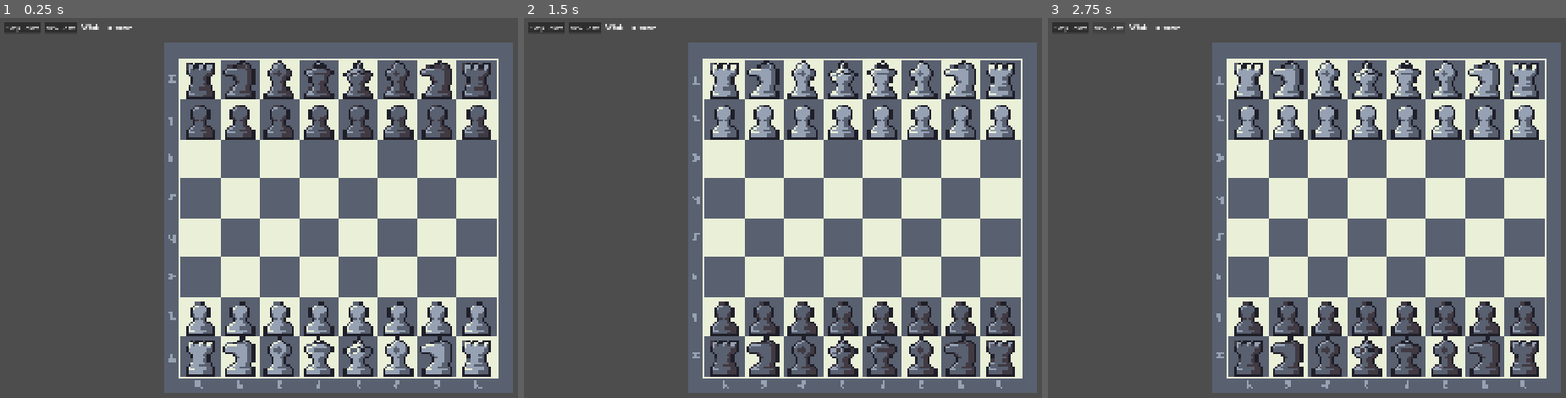
Above: before the commit, frames 1-3 (left to right).
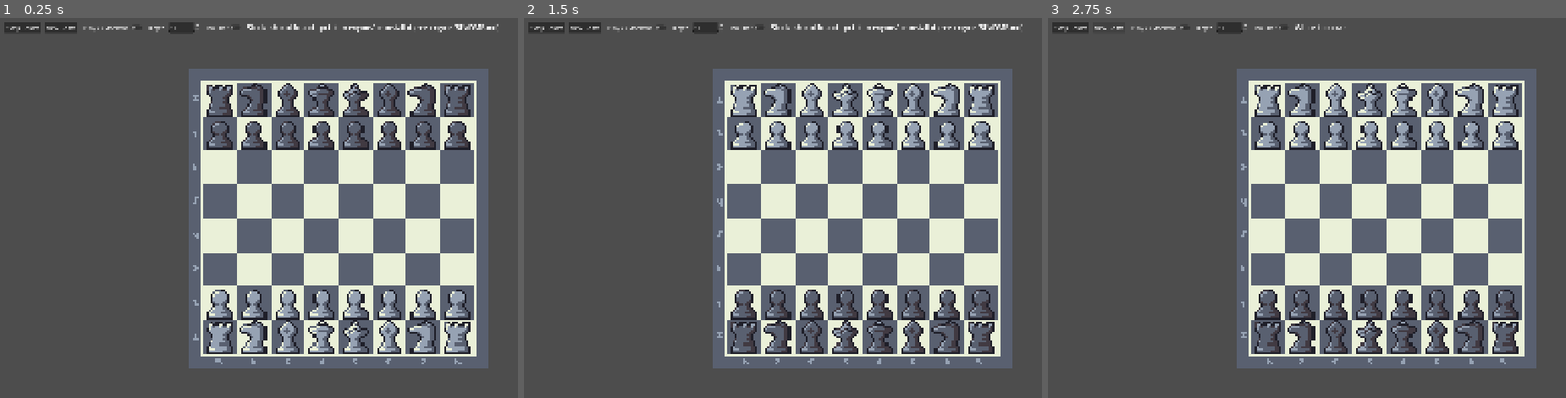
Above: after the commit, the same moments.

Repository: Zingawawoo/Chess_Game
Game: Godot game, scene res://Main.tscn
Two runs of this game, one before a commit and one after it. Both use one fixed random seed, a clock stepped at 60 frames per second and the inputs below.
Inputs (mouse positions are in pixels of both pictures, inside the frame that each line leads up to):
- Up to frame 1 (0.25 s): no input
- Up to frame 2 (1.5 s): click "Swap Colors" at 0.5 s; click (746, 29) at 1.25 s, where only the run after the commit has a clickable "Eval bar"
- Up to frame 3 (2.75 s): click "New Game" at 2 s

The runs differ from the first frame. In frame 1, 40% of the frame differs, in the area x 15-100%, y 1-99%; in frame 2, 40%; in frame 3, 40%.

Commit message:
added quality of life ui changes and stock fish engine

Diff:
--- a/chess.gd
+++ b/chess.gd
@@ -1,6 +1,8 @@
 extends Node2D
 ## Top-down 2D chess using the "Pixel Chess" asset pack by Dani Maccari.
-## Two players on one machine. Click or drag to move.
+## Two players on one machine, or play against Stockfish. Click or drag to move.
+
+const UciEngine := preload("res://uci_engine.gd")
 
 const ASSET := "res://Assets/pixel chess_v1.2/"
 const SQ := 16          # square size in board pixels
@@ -11,6 +13,20 @@
 const SHEET_ORDER := ["P", "N", "R", "B", "Q", "K"]  # order in the sprite sheets
 const PROMO_CHOICES := ["Q", "R", "B", "N"]
 
+# Evaluation bar, in board pixels (the board image starts at x = 0, so the bar sits to its left).
+const BAR_X := -14      # left edge of the bar's 1px frame
+const BAR_W := 8        # width inside the frame; its height is the 8 squares
+const BAR_BLACK := Color8(36, 40, 52)
+const EVAL_DEPTH := 14      # search depth used to evaluate positions when Stockfish isn't the one moving
+const EVAL_MIN_DEPTH := 8   # shallower scores are too noisy to show on the bar
+
+# Captured pieces are shown in a row above and below the board, at half the size of board pieces.
+# Half size only stays crisp at an even board scale, so _layout() keeps the scale even.
+const CAP_H := 8        # row height (a captured piece is 8x8 board pixels)
+const CAP_GAP := 2      # space between the board and a captured row
+const CAP_ORDER := ["P", "N", "B", "R", "Q"]
+const PIECE_VALUE := {"P": 1, "N": 3, "B": 3, "R": 5, "Q": 9, "K": 0}
+
 const KNIGHT_OFFS := [Vector2i(1, 2), Vector2i(2, 1), Vector2i(-1, 2), Vector2i(-2, 1),
 		Vector2i(1, -2), Vector2i(2, -1), Vector2i(-1, -2), Vector2i(-2, -1)]
 const KING_OFFS := [Vector2i(1, 0), Vector2i(-1, 0), Vector2i(0, 1), Vector2i(0, -1),
@@ -40,7 +56,32 @@
 var drag_pos := Vector2.ZERO
 var promo_pending: Dictionary = {}
 
+# Stockfish opponent. While enabled, the human plays human_color and the engine the other side.
+var engine: UciEngine
+var engine_enabled := false
+var engine_depth := 10
+var human_color := "w"
+var move_list := PackedStringArray()  # every move so far in UCI notation, sent to the engine
+var pos_version := 0          # bumps whenever the position changes
+var analyzed_version := -1    # position that has been (or is being) searched
+var search_for_move := false  # the running search is Stockfish choosing a move, not just evaluating
+var search_turn := "w"        # side to move in the running search (engine scores are relative to it)
+
+# Evaluation bar. eval_target / eval_display are White's share of the bar, 0..1.
+var eval_enabled := false
+var eval_target := 0.5
+var eval_display := 0.5
+var eval_text := ""
+var eval_white_ahead := true
+
+# captured["w"] = the black pieces White has taken so far (e.g. "bP"), sorted pawn -> queen.
+var captured := {"w": [], "b": []}
+var cap_labels := {}  # colour -> Label showing that side's material lead ("+3")
+
 var status_label: Label
+var engine_toggle: CheckButton
+var eval_toggle: CheckButton
+var eval_label: Label
 
 
 func _ready() -> void:
@@ -52,6 +93,7 @@
 	get_viewport().size_changed.connect(_layout)
 	_layout()
 	new_game()
+	eval_toggle.button_pressed = true  # on by default; reports an error if Stockfish is missing
 
 
 func _build_ui() -> void:
@@ -65,9 +107,7 @@
 	var swap := Button.new()
 	swap.text = "Swap Colors"
 	swap.focus_mode = Control.FOCUS_NONE
-	swap.pressed.connect(func():
-		flipped = not flipped
-		queue_redraw())
+	swap.pressed.connect(_swap_colors)
 	bar.add_child(swap)
 
 	var reset := Button.new()
@@ -76,17 +116,68 @@
 	reset.pressed.connect(new_game)
 	bar.add_child(reset)
 
+	engine_toggle = CheckButton.new()
+	engine_toggle.text = "Play vs Stockfish"
+	engine_toggle.focus_mode = Control.FOCUS_NONE
+	engine_toggle.toggled.connect(_set_engine_enabled)
+	bar.add_child(engine_toggle)
+
+	var depth_label := Label.new()
+	depth_label.text = "Depth"
+	bar.add_child(depth_label)
+
+	var depth_box := SpinBox.new()
+	depth_box.min_value = 1
+	depth_box.max_value = 20
+	depth_box.step = 1
+	depth_box.rounded = true
+	depth_box.value = engine_depth
+	depth_box.tooltip_text = "How many plies Stockfish searches ahead. Higher is stronger but slower."
+	depth_box.value_changed.connect(func(v: float): engine_depth = int(v))
+	bar.add_child(depth_box)
+
+	eval_toggle = CheckButton.new()
+	eval_toggle.text = "Eval bar"
+	eval_toggle.focus_mode = Control.FOCUS_NONE
+	eval_toggle.toggled.connect(_set_eval_enabled)
+	bar.add_child(eval_toggle)
+
 	status_label = Label.new()
 	status_label.add_theme_font_size_override("font_size", 20)
 	bar.add_child(status_label)
 
+	# The score readout sits on the bar at the leading side's end. It lives in screen space
+	# (not in the pixel-art canvas) so the text stays sharp; _update_eval_label positions it.
+	eval_label = Label.new()
+	eval_label.horizontal_alignment = HORIZONTAL_ALIGNMENT_CENTER
+	eval_label.mouse_filter = Control.MOUSE_FILTER_IGNORE
+	eval_label.visible = false
+	layer.add_child(eval_label)
+
+	# "+N" material lead, next to the captured pieces of whichever side is ahead.
+	for c in ["w", "b"]:
+		var lead := Label.new()
+		lead.add_theme_color_override("font_color", LIGHT_COL)
+		lead.mouse_filter = Control.MOUSE_FILTER_IGNORE
+		lead.visible = false
+		layer.add_child(lead)
+		cap_labels[c] = lead
+
 
 func _layout() -> void:
 	var vs := get_viewport_rect().size
 	var top := 56.0
-	var s := maxf(1.0, floorf(minf(vs.x, vs.y - top - 8.0) / BOARD_PX))
+	# Leave room on both sides for the eval bar so the board stays centred whether it is shown or not.
+	var width_px := BOARD_PX - 2 * BAR_X
+	var rows := CAP_H + CAP_GAP  # captured-piece rows above and below the board
+	var height_px := BOARD_PX + 2 * rows
+	var fit := minf(vs.x / width_px, (vs.y - top - 8.0) / height_px)
+	var s := maxf(2.0, floorf(fit / 2.0) * 2.0)
 	scale = Vector2(s, s)
-	position = Vector2(floorf((vs.x - BOARD_PX * s) / 2.0), top + floorf((vs.y - top - BOARD_PX * s) / 2.0))
+	position = Vector2(floorf((vs.x - BOARD_PX * s) / 2.0),
+			top + floorf((vs.y - top - height_px * s) / 2.0) + rows * s)
+	_update_eval_label()
+	_update_captured_ui()
 
 
 func _load_cursors() -> void:
@@ -108,7 +199,7 @@
 	var state := 0
 	if dragging:
 		state = 2
-	elif promo_pending.is_empty() and not game_over:
+	elif promo_pending.is_empty() and not game_over and _human_turn():
 		var d := _mouse_disp()
 		if d.x >= 0:
 			var p: String = board[_disp_to_sq(d)]
@@ -137,13 +228,269 @@
 	castling = {"wK": true, "wQ": true, "bK": true, "bQ": true}
 	ep_square = -1
 	last_move = []
+	move_list.clear()
+	captured = {"w": [], "b": []}
 	game_over = false
 	selected = -1
 	selected_moves = []
 	dragging = false
 	promo_pending = {}
+	pos_version += 1
+	_cancel_search()
+	if engine != null:
+		engine.new_game()
+	eval_target = 0.5
+	eval_display = 0.5
+	eval_text = ""
+	eval_white_ahead = true
+	_update_eval_label()
+	_update_captured_ui()
 	_update_status()
 	queue_redraw()
+
+
+# ---------------------------------------------------------------- captured pieces
+
+func _material(c: String) -> int:
+	var total := 0
+	for p in board:
+		if p != "" and p[0] == c:
+			total += PIECE_VALUE[p[1]]
+	return total
+
+
+## x of each piece in c's captured row (board pixels). Same kinds overlap, kinds are spaced apart.
+func _captured_xs(c: String) -> Array:
+	var xs := []
+	var x := float(OFF)
+	var prev := ""
+	for p in captured[c]:
+		if prev != "":
+			x += 4.0 if p == prev else CAP_H + 1.0
+		xs.append(x)
+		prev = p
+	return xs
+
+
+## Row y (board pixels): the bottom player's captures sit under the board, the top player's above it.
+func _captured_row_y(c: String) -> float:
+	var bottom := "b" if flipped else "w"
+	return BOARD_PX + CAP_GAP if c == bottom else -(CAP_H + CAP_GAP)
+
+
+## Positions the "+N" labels. They are screen-space Labels so the text stays sharp.
+func _update_captured_ui() -> void:
+	if cap_labels.is_empty():
+		return
+	var s := scale.x
+	for c in ["w", "b"]:
+		var lead := _material(c) - _material(_opp(c))
+		var lbl: Label = cap_labels[c]
+		lbl.visible = lead > 0
+		if lead <= 0:
+			continue
+		lbl.text = "+%d" % lead
+		lbl.add_theme_font_size_override("font_size", roundi(CAP_H * s * 0.4))
+		lbl.reset_size()
+		var xs := _captured_xs(c)
+		var end_x: float = (xs.back() + CAP_H) if not xs.is_empty() else float(OFF)
+		lbl.position = Vector2(position.x + (end_x + 3.0) * s,
+				position.y + _captured_row_y(c) * s + (CAP_H * s - lbl.size.y) / 2.0)
+
+
+func _draw_captured() -> void:
+	for c in ["w", "b"]:
+		var y := _captured_row_y(c)
+		var xs := _captured_xs(c)
+		for i in xs.size():
+			_draw_piece(captured[c][i], Rect2(xs[i], y, CAP_H, CAP_H))
+
+
+# ---------------------------------------------------------------- stockfish
+
+func _human_turn() -> bool:
+	return not engine_enabled or turn == human_color
+
+
+## Swap Colors: flips the board, and against Stockfish also trades sides with it.
+func _swap_colors() -> void:
+	flipped = not flipped
+	if engine_enabled:
+		human_color = _opp(human_color)
+		_cancel_search()
+		_clear_selection()
+		_update_status()
+	_update_eval_label()
+	_update_captured_ui()
+	queue_redraw()
+
+
+func _clear_selection() -> void:
+	selected = -1
+	selected_moves = []
+	dragging = false
+	promo_pending = {}
+
+
+## Creates the engine on first use and makes sure its process is running.
+## Returns "" on success, otherwise an error message.
+func _ensure_engine() -> String:
+	if engine == null:
+		engine = UciEngine.new()
+		engine.bestmove.connect(_on_engine_bestmove)
+		engine.evaluation.connect(_on_engine_eval)
+		engine.failed.connect(_on_engine_failed)
+		add_child(engine)
+	return engine.start()
+
+
+## Abandons whatever the engine is searching; the position will be searched again if needed.
+func _cancel_search() -> void:
+	if engine != null:
+		engine.cancel()
+	analyzed_version = -1
+
+
+func _set_engine_enabled(on: bool) -> void:
+	if on:
+		var err := _ensure_engine()
+		if err != "":
+			engine_toggle.set_pressed_no_signal(false)
+			_update_status()
+			status_label.text = err
+			return
+		# The human plays whichever side currently faces them.
+		human_color = "b" if flipped else "w"
+		engine_enabled = true
+	else:
+		engine_enabled = false
+		_cancel_search()
+	_clear_selection()
+	_update_status()
+	queue_redraw()
+
+
+func _set_eval_enabled(on: bool) -> void:
+	if on:
+		var err := _ensure_engine()
+		if err != "":
+			eval_toggle.set_pressed_no_signal(false)
+			_update_status()
+			status_label.text = err
+			return
+		eval_enabled = true
+		analyzed_version = -1
+	else:
+		eval_enabled = false
+		if engine != null and not search_for_move:
+			_cancel_search()  # only stop an evaluation, never Stockfish's move
+	_update_eval_label()
+	queue_redraw()
+
+
+func _on_engine_failed(reason: String) -> void:
+	engine_enabled = false
+	eval_enabled = false
+	engine_toggle.set_pressed_no_signal(false)
+	eval_toggle.set_pressed_no_signal(false)
+	_update_eval_label()
+	_update_status()
+	status_label.text = reason
+	queue_redraw()
+
+
+func _start_search(depth: int, for_move: bool) -> void:
+	search_for_move = for_move
+	search_turn = turn
+	analyzed_version = pos_version
+	engine.think(move_list, depth)
+
+
+## Engine scores are from the side to move's point of view; the bar wants White's.
+func _on_engine_eval(depth: int, cp: int, mate: int) -> void:
+	if not eval_enabled or game_over or depth < EVAL_MIN_DEPTH:
+		return
+	var pov := 1 if search_turn == "w" else -1
+	if mate != 0:
+		_show_eval(1.0 if mate * pov > 0 else 0.0, "M%d" % absi(mate), mate * pov > 0)
+	else:
+		# Same curve Lichess uses to turn centipawns into a win chance.
+		var win := 0.5 + 0.5 * (2.0 / (1.0 + exp(-0.00368208 * cp * pov)) - 1.0)
+		_show_eval(win, "%.1f" % (absf(cp) / 100.0), cp * pov >= 0)
+
+
+## target: White's share of the bar (0..1); text: readout shown at the leading side's end.
+func _show_eval(target: float, text: String, white_ahead: bool) -> void:
+	eval_target = target
+	eval_text = text
+	eval_white_ahead = white_ahead
+	_update_eval_label()
+
+
+func _animate_eval(delta: float) -> void:
+	if eval_display == eval_target:
+		return
+	var before := roundi(eval_display * 8 * SQ)
+	eval_display = lerpf(eval_display, eval_target, 1.0 - exp(-delta * 10.0))
+	if absf(eval_display - eval_target) < 0.0005:
+		eval_display = eval_target
+	if roundi(eval_display * 8 * SQ) != before:
+		queue_redraw()
+
+
+func _update_eval_label() -> void:
+	if eval_label == null:
+		return
+	eval_label.visible = eval_enabled and eval_text != ""
+	if not eval_label.visible:
+		return
+	eval_label.text = eval_text
+	eval_label.add_theme_color_override("font_color", BAR_BLACK if eval_white_ahead else LIGHT_COL)
+	var s := scale.x
+	eval_label.add_theme_font_size_override("font_size", roundi(clampf(BAR_W * s * 0.32, 14.0, 40.0)))
+	eval_label.size = Vector2(BAR_W * s, 0)  # bar width; height shrinks to fit the text
+	# White's end of the bar is the bottom unless the board is flipped.
+	var at_bottom := eval_white_ahead != flipped
+	var y := (OFF + 8 * SQ) * s - eval_label.size.y - 4.0 if at_bottom else OFF * s + 4.0
+	eval_label.position = Vector2(position.x + (BAR_X + 1) * s, position.y + y)
+
+
+func _on_engine_bestmove(uci: String) -> void:
+	if not search_for_move or not engine_enabled or game_over or turn == human_color:
+		return
+	var fr := _name_to_sq(uci.substr(0, 2))
+	var to := _name_to_sq(uci.substr(2, 2))
+	var promo := uci.substr(4, 1).to_upper()
+	for m in _legal_from(fr):
+		if m["to"] == to and m.get("promo", "") == promo:
+			_do_move(m)
+			queue_redraw()
+			_update_cursor()
+			return
+	push_warning("Stockfish suggested a move the game considers illegal: " + uci)
+	status_label.text = "Stockfish returned an unplayable move (%s)" % uci
+
+
+func _process(delta: float) -> void:
+	_animate_eval(delta)
+	if engine == null or not engine.running or engine.thinking or game_over:
+		return
+	if engine_enabled and turn != human_color:
+		_start_search(engine_depth, true)
+	elif eval_enabled and analyzed_version != pos_version:
+		_start_search(EVAL_DEPTH, false)
+
+
+static func _sq_name(s: int) -> String:
+	return char(97 + (s & 7)) + str((s >> 3) + 1)
+
+
+static func _name_to_sq(n: String) -> int:
+	return (n.unicode_at(0) - 97) + (n.unicode_at(1) - 49) * 8
+
+
+static func _uci(m: Dictionary) -> String:
+	return _sq_name(m["fr"]) + _sq_name(m["to"]) + String(m.get("promo", "")).to_lower()
 
 
 # ---------------------------------------------------------------- rules
@@ -320,6 +667,15 @@
 	var fr: int = m["fr"]
 	var to: int = m["to"]
 	var p: String = board[fr]
+	move_list.append(_uci(m))
+	pos_version += 1
+	if engine != null:
+		engine.cancel()  # a search of the old position (human moved during an evaluation)
+	# En passant takes the pawn beside the mover, not the one on the destination square.
+	var victim: String = board[(fr >> 3) * 8 + (to & 7)] if m.get("ep", false) else board[to]
+	if victim != "":
+		captured[p[0]].append(victim)
+		captured[p[0]].sort_custom(func(a: String, b: String): return CAP_ORDER.find(a[1]) < CAP_ORDER.find(b[1]))
 	board = _apply(board, m)
 	if p[1] == "K":
 		castling[turn + "K"] = false
@@ -334,6 +690,7 @@
 	selected = -1
 	selected_moves = []
 	promo_pending = {}
+	_update_captured_ui()
 	_update_status()
 
 
@@ -344,10 +701,14 @@
 		game_over = true
 		if check:
 			status_label.text = "Checkmate! %s wins" % ("Black" if turn == "w" else "White")
+			_show_eval(0.0 if turn == "w" else 1.0, "0-1" if turn == "w" else "1-0", turn == "b")
 		else:
 			status_label.text = "Stalemate - draw"
+			_show_eval(0.5, "1/2", true)
 	else:
 		status_label.text = side + " to move" + ("  (check!)" if check else "")
+		if engine_enabled and turn != human_color:
+			status_label.text += "  - Stockfish thinking (depth %d)..." % engine_depth
 
 
 # ---------------------------------------------------------------- coordinates
@@ -408,7 +769,7 @@
 		promo_pending = {}
 		queue_redraw()
 		return
-	if game_over:
+	if game_over or not _human_turn():
 		return
 	if d.x < 0:
 		selected = -1
@@ -473,8 +834,32 @@
 	draw_texture_rect_region(tex, rect, Rect2(idx * 16, 0, 16, 16))
 
 
+func _draw_eval_bar() -> void:
+	var h := 8 * SQ
+	var x := BAR_X + 1
+	draw_rect(Rect2(BAR_X, OFF - 1, BAR_W + 2, h + 2), BORDER_COL)  # frame
+	# Whole-pixel heights keep the edge between the colours on the pixel grid.
+	var white_px := clampi(roundi(eval_display * h), 0, h)
+	var black_px := h - white_px
+	var white_top := OFF if flipped else OFF + black_px  # White's end is the bottom unless flipped
+	var black_top := OFF + white_px if flipped else OFF
+	draw_rect(Rect2(x, black_top, BAR_W, black_px), BAR_BLACK)
+	draw_rect(Rect2(x, white_top, BAR_W, white_px), LIGHT_COL)
+	# Centre line plus quarter notches, like a ruler.
+	for i in range(1, 4):
+		var y := OFF + i * h / 4
+		if i == 2:
+			draw_rect(Rect2(x, y, BAR_W, 1), BORDER_COL)
+		else:
+			draw_rect(Rect2(x, y, 2, 1), BORDER_COL)
+			draw_rect(Rect2(x + BAR_W - 2, y, 2, 1), BORDER_COL)
+
+
 func _draw() -> void:
 	draw_texture(tex_board, Vector2.ZERO)
+	if eval_enabled:
+		_draw_eval_bar()
+	_draw_captured()
 
 	# The board image has rank/file labels baked in; reorder them when flipped.
 	if flipped:
--- /dev/null
+++ b/uci_engine.gd
@@ -0,0 +1,168 @@
+extends Node
+## Minimal client for a UCI chess engine (Stockfish) running as a child process.
+##
+## A background thread blocks on the engine's stdout so the game never stalls;
+## results come back on the main thread through signals.
+
+## Emitted when the engine has picked a move, in UCI notation ("e2e4", "e7e8q").
+signal bestmove(move: String)
+## Emitted as the search deepens. The score is from the point of view of the side to
+## move: `cp` is centipawns, `mate` is moves to mate (negative = being mated), 0 if unused.
+signal evaluation(depth: int, cp: int, mate: int)
+## Emitted when the engine process dies unexpectedly.
+signal failed(reason: String)
+
+const EOF_MARK := "<eof>"
+
+var running := false   ## engine process is alive
+var thinking := false  ## a search is in flight (even one whose result will be discarded)
+
+var _io: FileAccess
+var _pid := -1
+var _thread: Thread
+var _mutex := Mutex.new()
+var _lines: Array[String] = []
+var _discard := false  ## drop the result of the search that is currently stopping
+
+
+## Looks for a Stockfish executable: $STOCKFISH_PATH, ./engine/, next to the game, then $PATH.
+static func find_binary() -> String:
+	var windows := OS.get_name() == "Windows"
+	var exe := "stockfish.exe" if windows else "stockfish"
+	var exe_dir := OS.get_executable_path().get_base_dir()
+	var candidates: Array[String] = []
+	var from_env := OS.get_environment("STOCKFISH_PATH")
+	if from_env != "":
+		candidates.append(from_env)
+	candidates.append(ProjectSettings.globalize_path("res://engine/" + exe))
+	candidates.append(exe_dir.path_join("engine").path_join(exe))
+	candidates.append(exe_dir.path_join(exe))
+	for dir in OS.get_environment("PATH").split(";" if windows else ":", false):
+		candidates.append(dir.path_join(exe))
+	for c in candidates:
+		if FileAccess.file_exists(c):
+			return c
+	return ""
+
+
+## Starts the engine if it is not already running. Returns "" on success, otherwise an error message.
+func start() -> String:
+	if running:
+		return ""
+	var path := find_binary()
+	if path == "":
+		return "Stockfish not found - put it in engine/ or install it (see engine/README.md)"
+	var info := OS.execute_with_pipe(path, [])
+	if info.is_empty():
+		return "Could not launch " + path
+	_io = info["stdio"]
+	_pid = info["pid"]
+	_mutex.lock()
+	_lines.clear()
+	_mutex.unlock()
+	running = true
+	thinking = false
+	_discard = false
+	_thread = Thread.new()
+	_thread.start(_read_loop)
+	_send("uci")
+	_send("isready")
+	return ""
+
+
+## Asks the engine for a move in the position reached by `moves` (UCI strings) from the start.
+func think(moves: PackedStringArray, depth: int) -> void:
+	if not running or thinking:
+		return
+	thinking = true
+	var cmd := "position startpos"
+	if not moves.is_empty():
+		cmd += " moves " + " ".join(moves)
+	_send(cmd)
+	_send("go depth %d" % depth)
+
+
+## Abandons the current search; its result will not be emitted.
+func cancel() -> void:
+	if thinking and not _discard:
+		_discard = true
+		_send("stop")
+
+
+func new_game() -> void:
+	_send("ucinewgame")
+
+
+func shutdown() -> void:
+	if _thread == null:
+		return
+	_send("quit")
+	if _pid > 0:
+		OS.kill(_pid)  # closes the pipe so the reader thread is guaranteed to wake up
+	_thread.wait_to_finish()
+	_thread = null
+	_io = null
+	_pid = -1
+	running = false
+	thinking = false
+
+
+func _exit_tree() -> void:
+	shutdown()
+
+
+func _process(_delta: float) -> void:
+	_mutex.lock()
+	var batch := _lines.duplicate()
+	_lines.clear()
+	_mutex.unlock()
+	for line in batch:
+		if line == EOF_MARK:
+			if running:
+				shutdown()
+				failed.emit("Stockfish stopped unexpectedly")
+		elif line.begins_with("eval "):
+			if _discard:
+				continue
+			var f: PackedStringArray = line.split(" ", false)  # eval <depth> <cp|mate> <value>
+			var value := int(f[3])
+			evaluation.emit(int(f[1]), value if f[2] == "cp" else 0, value if f[2] == "mate" else 0)
+		elif line.begins_with("bestmove"):
+			thinking = false
+			if _discard:
+				_discard = false
+				continue
+			var parts: PackedStringArray = line.split(" ", false)
+			if parts.size() >= 2 and parts[1] != "(none)":
+				bestmove.emit(parts[1])
+
+
+func _send(cmd: String) -> void:
+	if running and _io != null:
+		_io.store_line(cmd)
+		_io.flush()
+
+
+# Runs on the reader thread. Only the lines the game cares about are queued:
+# "bestmove ..." as is, and "info depth ... score ..." boiled down to "eval <depth> <cp|mate> <n>".
+func _read_loop() -> void:
+	while true:
+		var line := _io.get_line()
+		if line == "" and _io.get_error() != OK:
+			break
+		line = line.strip_edges()
+		var queued := ""
+		if line.begins_with("bestmove"):
+			queued = line
+		elif line.begins_with("info depth ") and not (" lowerbound" in line or " upperbound" in line):
+			var t: PackedStringArray = line.split(" ", false)
+			var si := t.find("score")
+			if si != -1 and si + 2 < t.size() and t.size() > 2:
+				queued = "eval %s %s %s" % [t[2], t[si + 1], t[si + 2]]
+		if queued != "":
+			_mutex.lock()
+			_lines.append(queued)
+			_mutex.unlock()
+	_mutex.lock()
+	_lines.append(EOF_MARK)
+	_mutex.unlock()
Not shown, added: engine/.gdignore
Not shown, added: uci_engine.gd.uid
